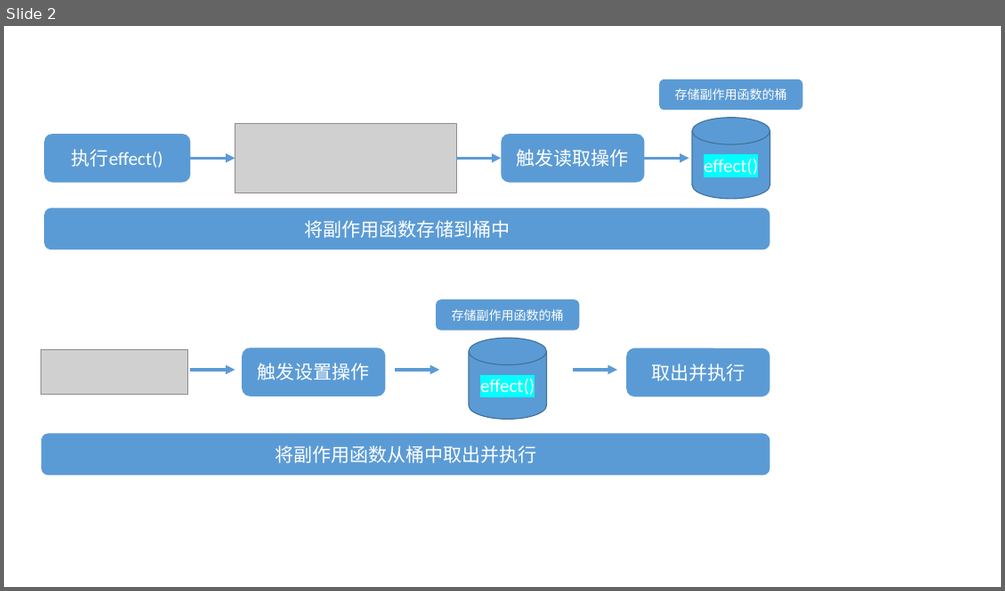
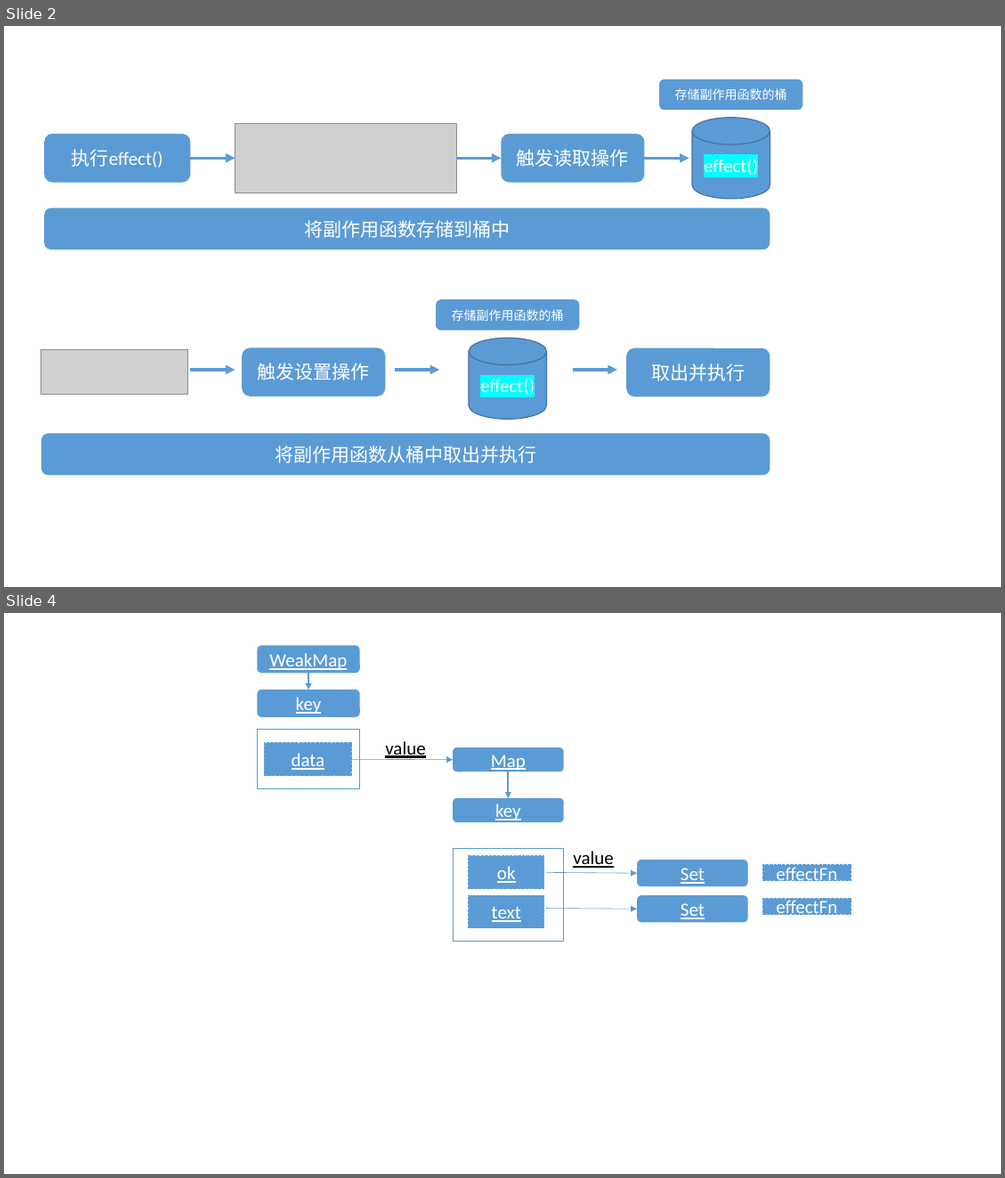
Before and after one commit to zuogl/zNote, a slide deck: img.pptx. Shown one above the other, each under a label of ours: slide 2 before the commit, slides 2 and 4 after it; the slides between them are not shown. The pictures are 1005x591 and 1005x1178 pixels, drawn with LibreOffice and Linux fonts; fonts in the diff are those of the drawing; grey boxes stand for pictures. Boxes give left, top, right and bottom in pixels: in the first picture for what was removed or moved away, otherwise in the second. Text is boxed around its words. In the diff, an @@ line names an element or a change of style, - is before the commit and + after.

```diff
--- a/img.pptx
+++ b/img.pptx
@@ slide 4 added at bbox=[4, 613, 1001, 1174], background #FFFFFF @@
@@ rounded rectangle added at bbox=[257, 645, 359, 673], fill #5B9BD5, 18 pt, text #FFFFFF, underline @@
+WeakMap
@@ rounded rectangle added at bbox=[257, 690, 359, 717], fill #5B9BD5, 18 pt, text #FFFFFF, underline @@
+key
@@ arrow added from (308, 673) to (308, 690), #5B9BD5 1.5 pt @@
@@ rectangle added at bbox=[257, 729, 359, 788], outline #5B9BD5 1 pt @@
@@ rectangle added at bbox=[264, 743, 352, 776], fill #5B9BD5, outline #5B9BD5 1 pt dashed, 18 pt, text #FFFFFF, underline @@
+data
@@ text added at bbox=[385, 741, 425, 760], 18 pt, text #000000, underline @@
+value
@@ arrow added from (352, 760) to (453, 760), #5B9BD5 0.5 pt @@
@@ rounded rectangle added at bbox=[453, 747, 563, 771], fill #5B9BD5, 18 pt, text #FFFFFF, underline @@
+Map
@@ arrow added from (508, 771) to (508, 798), #5B9BD5 1.5 pt @@
@@ rounded rectangle added at bbox=[453, 798, 563, 822], fill #5B9BD5, 18 pt, text #FFFFFF, underline @@
+key
@@ rectangle added at bbox=[453, 849, 563, 941], outline #5B9BD5 1 pt @@
@@ text added at bbox=[573, 851, 613, 868], 18 pt, text #000000, underline @@
+value
@@ rectangle added at bbox=[469, 856, 544, 889], fill #5B9BD5, outline #5B9BD5 1 pt dashed, 18 pt, text #FFFFFF, underline @@
+ok
@@ arrow added from (546, 873) to (638, 873), #5B9BD5 0.5 pt @@
@@ rounded rectangle added at bbox=[638, 860, 748, 887], fill #5B9BD5, 18 pt, text #FFFFFF, underline @@
+Set
@@ rectangle added at bbox=[763, 865, 850, 881], fill #5B9BD5, outline #5B9BD5 1 pt dashed, 18 pt, text #FFFFFF, underline @@
+effectFn
@@ rectangle added at bbox=[469, 896, 544, 929], fill #5B9BD5, outline #5B9BD5 1 pt dashed, 18 pt, text #FFFFFF, underline @@
+text
@@ rounded rectangle added at bbox=[638, 895, 748, 922], fill #5B9BD5, 18 pt, text #FFFFFF, underline @@
+Set
@@ rectangle added at bbox=[763, 899, 850, 915], fill #5B9BD5, outline #5B9BD5 1 pt dashed, 18 pt, text #FFFFFF, underline @@
+effectFn
@@ arrow added from (546, 908) to (638, 909), #5B9BD5 0.5 pt @@
```
Also in this commit, not shown: 2 other slides added, 1 slide removed, 7 other files.
